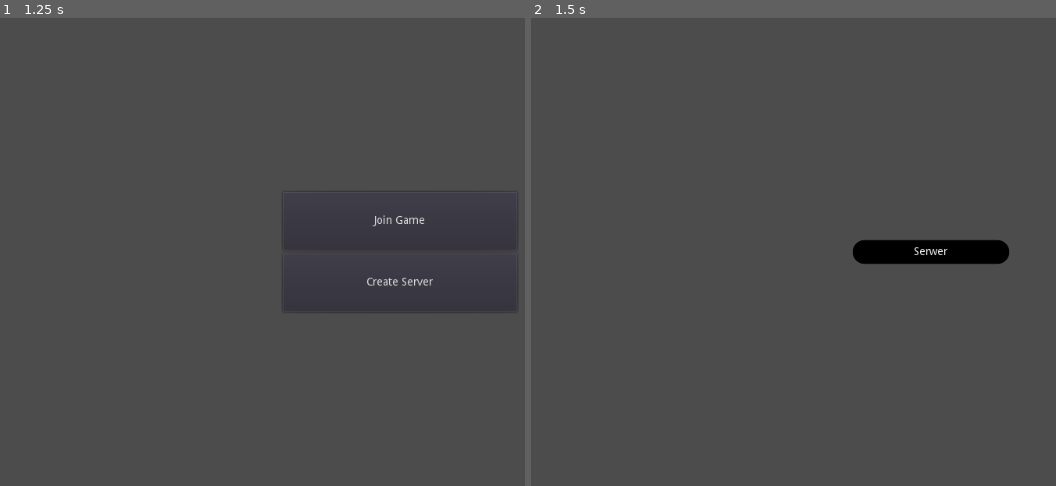
Above: before the commit, frames 1-2 (left to right).
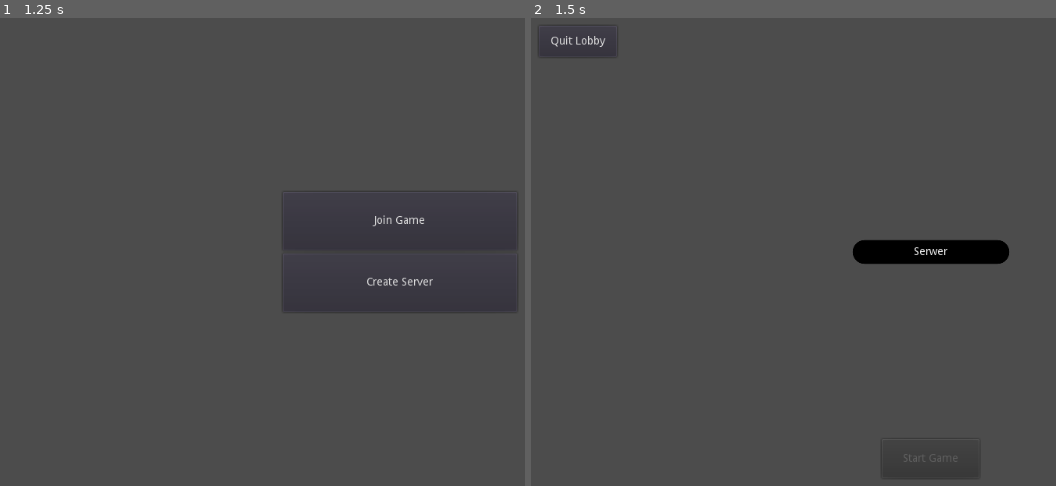
Above: after the commit, the same moments.

Repository: michalbie/Spinningeddon
Game: Godot game, scene res://Scenes/Main.tscn
The game is run twice, just before and just after one commit, with the same random seed, the same clock (stepped at 60 frames per second) and the same inputs.
Inputs (mouse positions are in pixels of both pictures, inside the frame that each line leads up to):
- Up to frame 1 (1.25 s): tap Enter at 0.5 s; move the mouse to (outside the picture) at 0.52 s
- Up to frame 2 (1.5 s): click "Create Server" at 1.25 s

Frame 1 is identical in both runs. In frame 2, 0.1% of the frame differs, in the area x 2-16%, y 3-9%.

Commit message:
Fix lobby
Now when user exits lobby he is being disconnected from server. When server exits lobby, SceneTree's peer is null

Diff:
--- a/Scenes/Lobby/Lobby.gd
+++ b/Scenes/Lobby/Lobby.gd
@@ -1,15 +1,28 @@
 extends Control
 
 var PlayerLabel = preload("res://Scenes/Lobby/PlayerLabel.tscn")
-onready var parent_container = get_node("MarginContainer/VBoxContainer")
+onready var labels_container = get_node("MarginContainer/VBoxContainer")
+onready var scene_tree = get_tree()
+
+func _ready():
+	StartGameBtn_configure()
+
+func StartGameBtn_configure():
+	if !scene_tree.is_network_server():
+		$MarginContainer/StartGameBtn.disabled = true
 
 func add_item(player_name):
 	var new_label = PlayerLabel.instance()
-	parent_container.add_child(new_label)
+	labels_container.add_child(new_label)
 	new_label.set_text(player_name)
 
 func remove_item(player_name):
-	for c in parent_container.get_children():
+	for c in labels_container.get_children():
 		if c.text == player_name:
-			parent_container.remove_child(c)
+			labels_container.remove_child(c)
 			break
+
+func _on_QuitLobbyBtn_pressed():
+	scene_tree.change_scene("res://Scenes/MainMenu/MainMenu.tscn")
+	LobbyManager.disconnect_from_server(LobbyManager.my_id)
+	queue_free()
--- a/Scenes/Lobby/Lobby.tscn
+++ b/Scenes/Lobby/Lobby.tscn
@@ -13,15 +13,38 @@
 [node name="MarginContainer" type="MarginContainer" parent="."]
 anchor_right = 1.0
 anchor_bottom = 1.0
+margin_left = 10.0
+margin_top = 10.0
+margin_right = -10.0
+margin_bottom = -10.0
 size_flags_horizontal = 0
 size_flags_vertical = 4
 __meta__ = {
 "_edit_use_anchors_": false
 }
 
+[node name="QuitLobbyBtn" type="Button" parent="MarginContainer"]
+margin_right = 100.0
+margin_bottom = 40.0
+rect_min_size = Vector2( 100, 40 )
+size_flags_horizontal = 0
+size_flags_vertical = 0
+text = "Quit Lobby"
+
 [node name="VBoxContainer" type="VBoxContainer" parent="MarginContainer"]
-margin_top = 300.0
-margin_right = 1024.0
-margin_bottom = 300.0
+margin_top = 290.0
+margin_right = 1004.0
+margin_bottom = 290.0
 size_flags_horizontal = 5
 size_flags_vertical = 4
+
+[node name="StartGameBtn" type="Button" parent="MarginContainer"]
+margin_left = 439.0
+margin_top = 530.0
+margin_right = 564.0
+margin_bottom = 580.0
+rect_min_size = Vector2( 125, 50 )
+size_flags_horizontal = 4
+size_flags_vertical = 8
+text = "Start Game"
+[connection signal="pressed" from="MarginContainer/QuitLobbyBtn" to="." method="_on_QuitLobbyBtn_pressed"]
--- a/Scripts/GameManagement/LobbyManager.gd
+++ b/Scripts/GameManagement/LobbyManager.gd
@@ -1,7 +1,10 @@
 extends Node
 
 var Player = preload("res://Entities/Character/Player/Player.tscn")
+
 var lobby
+var peer
+onready var scene_tree = get_tree()
 
 const PORT = 2137
 const LOBBY_SIZE = 5
@@ -12,33 +15,32 @@
 
 
 func create_server():
-	var peer = NetworkedMultiplayerENet.new()
+	peer = NetworkedMultiplayerENet.new()
 	peer.create_server(PORT, LOBBY_SIZE)
-	get_tree().set_network_peer(peer)
+	scene_tree.set_network_peer(peer)
 	peer.connect("peer_connected", self, "_on_peer_connected")
 	peer.connect("peer_disconnected", self, "_on_peer_disconnected")
+	print(scene_tree.get_network_unique_id())
 	create_lobby()
 
 func create_client():
-	var peer = NetworkedMultiplayerENet.new()
-	get_tree().connect("connection_failed", self, "onConFail")
+	peer = NetworkedMultiplayerENet.new()
 	peer.create_client(server_ip, PORT)
-	get_tree().set_network_peer(peer)
+	scene_tree.set_network_peer(peer)
 	peer.connect("peer_connected", self, "_on_peer_connected")
 	peer.connect("peer_disconnected", self, "_on_peer_disconnected")
-	create_lobby()
-
-func onConFail():
-	print("skkkkkk")
 
 func _on_peer_connected(id):
+	print(scene_tree.get_network_unique_id())
+	if !scene_tree.is_network_server():
+		create_lobby()
 	rpc_id(id, "register_player", my_name)
 
 func _on_peer_disconnected(id):
 	unregister_player(players[id])
 
 remote func register_player(new_player_name):
-	var id = get_tree().get_rpc_sender_id()
+	var id = scene_tree.get_rpc_sender_id()
 	players[id] = new_player_name
 
 	if id != 1: #for client screen
@@ -52,10 +54,16 @@
 	var Lobby = load("res://Scenes/Lobby/Lobby.tscn")
 	lobby = Lobby.instance()
 	add_child(lobby)
-	get_tree().change_scene_to(lobby)
+	scene_tree.change_scene_to(lobby)
 
-	if get_tree().get_network_unique_id() != 1: #for server screen
+	if !scene_tree.is_network_server(): #for server screen
 		lobby.add_item(my_name)
 
-
-#Client code here v
+remote func disconnect_from_server(id):
+	if scene_tree.is_network_server():
+		if id != 1:
+			scene_tree.get_network_peer().disconnect_peer(id, true)
+		else:
+			scene_tree.network_peer = null #when server quits the lobby its removing server
+	else:
+		rpc_id(1, "disconnect_from_server", scene_tree.get_network_unique_id())
